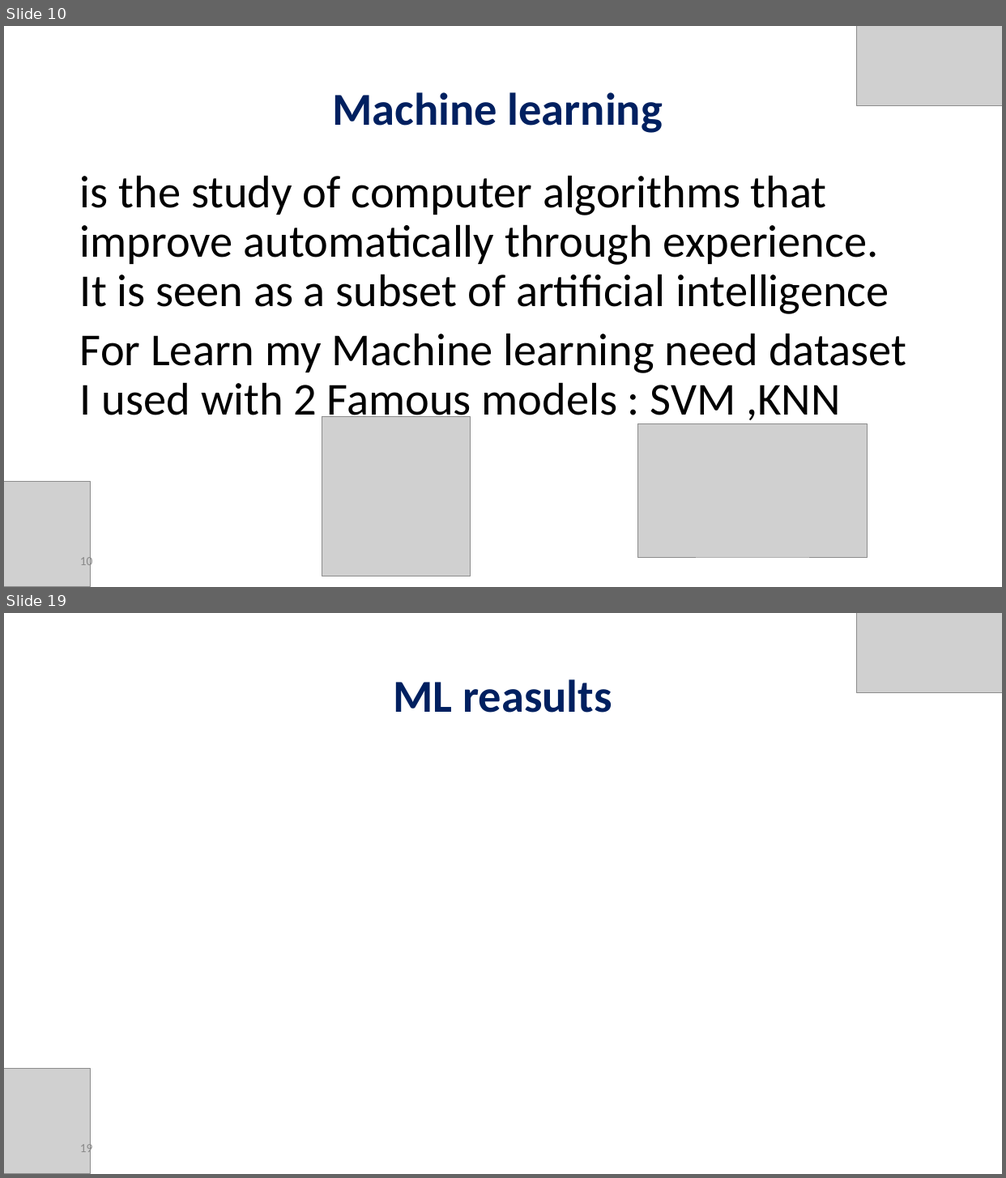
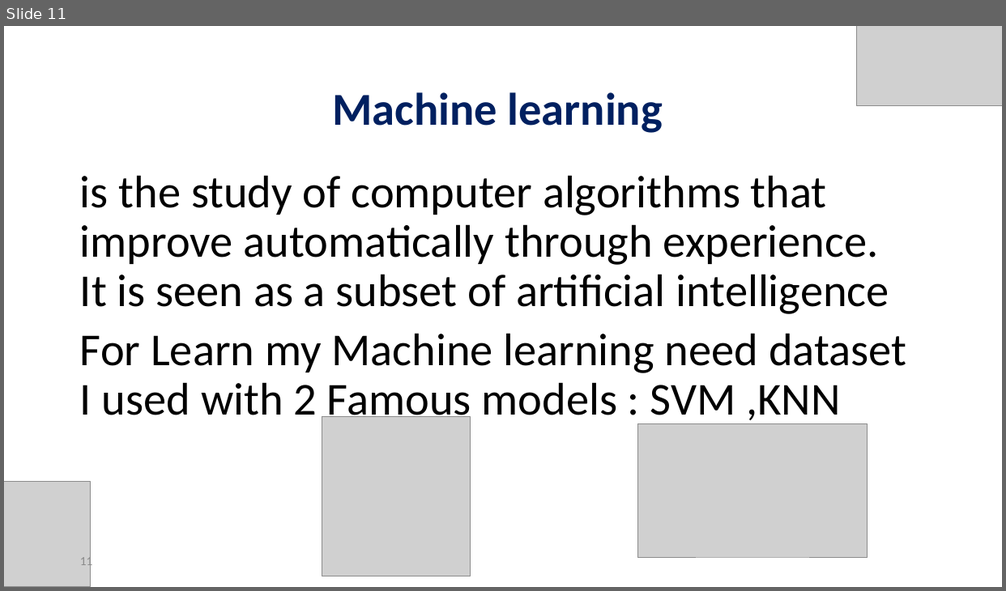
Before and after one commit to orelrahum/Ransomware_Code, a slide deck: Presentation.pptx. Shown one above the other, each under a label of ours: slides 10 and 19 before the commit, slide 11 after it; the slides between them are not shown. The pictures are 1006x1178 and 1006x591 pixels, drawn with LibreOffice and Linux fonts; fonts in the diff are those of the drawing; grey boxes stand for pictures. Boxes give left, top, right and bottom in pixels: in the first picture for what was removed or moved away, otherwise in the second. Text is boxed around its words. In the diff, an @@ line names an element or a change of style, - is before the commit and + after.

```diff
--- a/Presentation.pptx
+++ b/Presentation.pptx
@@ slide 19 removed at [4, 613, 1002, 1174], background #FFFFFF @@
@@ picture removed at [857, 613, 1002, 693] @@
@@ title removed at [394, 679, 612, 713] @@
-ML reasults
@@ picture removed at [4, 1069, 90, 1174] @@
@@ page number removed at [80, 1142, 93, 1157] @@
-19
@@ what was slide 10 is now slide 11 @@
@@ page number at [80, 555, 93, 570]: text changed @@
-10
+11
```
Also in this commit, not shown: 9 slides changed, 7 slides added, 50 other files.
